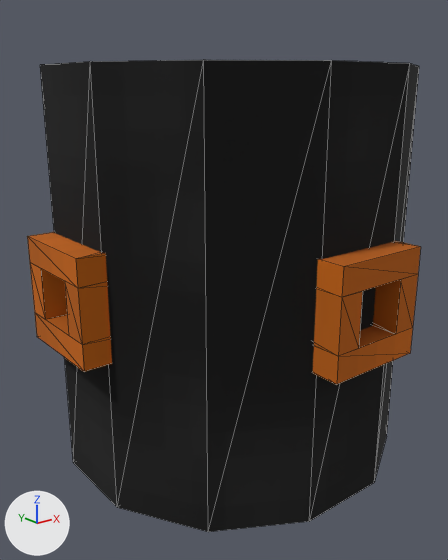
Before and after pictures for a commit that changed the glTF model source/models/models/steam/steam_boiler.gltf.
One viewpoint serves both versions: a 50 mm lens placed at (-10.2, -12.52, 4.56), pointed at (-0.2, -0.02, -0.44). Every picture has the same lights, and +X, +Y and +Z are marked at lower left. Mesh edges are drawn as thin lines. Vertices at the same position are counted once.

The older version as bpy lines, for what is in view:
```python
me_mesh_0 = bpy.data.meshes.new('Mesh_0')
me_mesh_0.from_pydata(...)  # 74 vertices, 144 faces; spans x -5.0..5.0, y -5.0..5.0, z -0.62..9.38
me_mesh_0.materials.append(mat_material_0)
ob_inlet = bpy.data.objects.new('inlet', me_mesh_0)
ob_inlet.parent = ob_boiler
ob_inlet.location = (0.0, 0.0, -4.375)
```
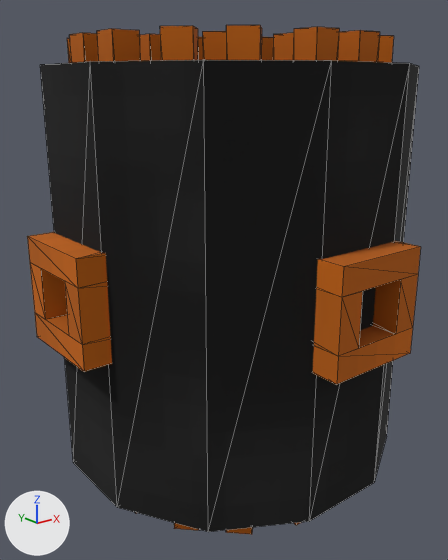
Where the change shows, as pixel boxes [x1, y1, x2, y2] in the pictures (448 x 560 px; the box of a moved part takes in the faces that stretch with it):
'inlet', reshaped, moved, turned
    before: [27, 60, 421, 532]
    after: [27, 25, 421, 534]
part 1 of me_mesh_0, added (brown)
    after: [97, 29, 140, 513]
part 2 of me_mesh_0, moved or reshaped
    both: [65, 60, 396, 530]
part 3 of me_mesh_0, added (brown)
    after: [338, 30, 380, 62]
part 4 of me_mesh_0, added (brown)
    after: [293, 27, 339, 525]
part 5 of me_mesh_0, added (brown)
    after: [70, 33, 98, 63]
part 6 of me_mesh_0, added (brown)
    after: [139, 34, 161, 61]
part 7 of me_mesh_0, added
    after: [261, 37, 273, 60]
part 8 of me_mesh_0, added
    after: [198, 37, 203, 60]
part 9 of me_mesh_0, added (brown)
    after: [273, 33, 293, 60]
part 10 of me_mesh_0, added (brown)
    after: [67, 25, 394, 534]

Edits to the bpy script that builds the scene:
```text
Change me_mesh_0:
    used by ob_inlet; parent = ob_boiler; location = (0.0, 0.0, -4.375)
    remove me_mesh_0.from_pydata(...)  # 74 vertices, 144 faces; spans x -5.0..5.0, y -5.0..5.0, z -0.62..9.38
    add me_mesh_0.from_pydata(...)  # 306 vertices, 492 faces; spans x -4.06..5.94, y -5.0..5.0, z -1.25..10.0
    me_mesh_0 part 1: a new loose piece, a box spanning x 1.25..1.88, y -3.75..-3.12, z -1.25..10.0, in mat_material_0
    me_mesh_0 part 2: the loose piece of 26 vertices spanning x -4.38..4.38, y -4.38..4.38, z -0.62..9.38 is turned 90 degrees about the z axis through its middle, then moved by (0.94, 0.0, 0.0)
    me_mesh_0 part 3: a new loose piece, a box spanning x 4.06..4.69, y 0.31..0.94, z -1.25..10.0, in mat_material_0
    me_mesh_0 part 4: a new loose piece, a box spanning x 4.06..4.69, y -0.94..-0.31, z -1.25..10.0, in mat_material_0
    me_mesh_0 part 5: a new loose piece, a box spanning x 0.0..0.62, y -3.75..-3.12, z -1.25..10.0, in mat_material_0
    me_mesh_0 part 6: a new loose piece, a box spanning x 0.62..1.25, y -2.5..-1.88, z -1.25..10.0, in mat_material_0
    me_mesh_0 part 7: a new loose piece, a box spanning x 1.56..2.19, y -0.31..0.31, z -1.25..10.0, in mat_material_0
    me_mesh_0 part 8: a new loose piece, a box spanning x 0.62..1.25, y -1.25..-0.62, z -1.25..10.0, in mat_material_0
    me_mesh_0 part 9: a new loose piece, a box spanning x 2.81..3.44, y -0.31..0.31, z -1.25..10.0, in mat_material_0
    me_mesh_0 part 10
    48 vertices are added at x -2.38..4.25, y -3.31..3.31, z -1.25
    48 new vertices lie (0.0, 0.0, 11.25) away from vertices in x -2.38..4.25, y -3.31..3.31, z -1.25
    144 new faces join them
Change ob_inlet:
    ob_inlet.location: (0.0, 0.0, -4.375) -> (0.0, 0.938, -4.375)
    ob_inlet.rotation_euler: (0.0, 0.0, 0.0) -> (0.0, 0.0, -1.571)  # degrees (0, 0, 0) -> degrees (0, 0, -90)
```
